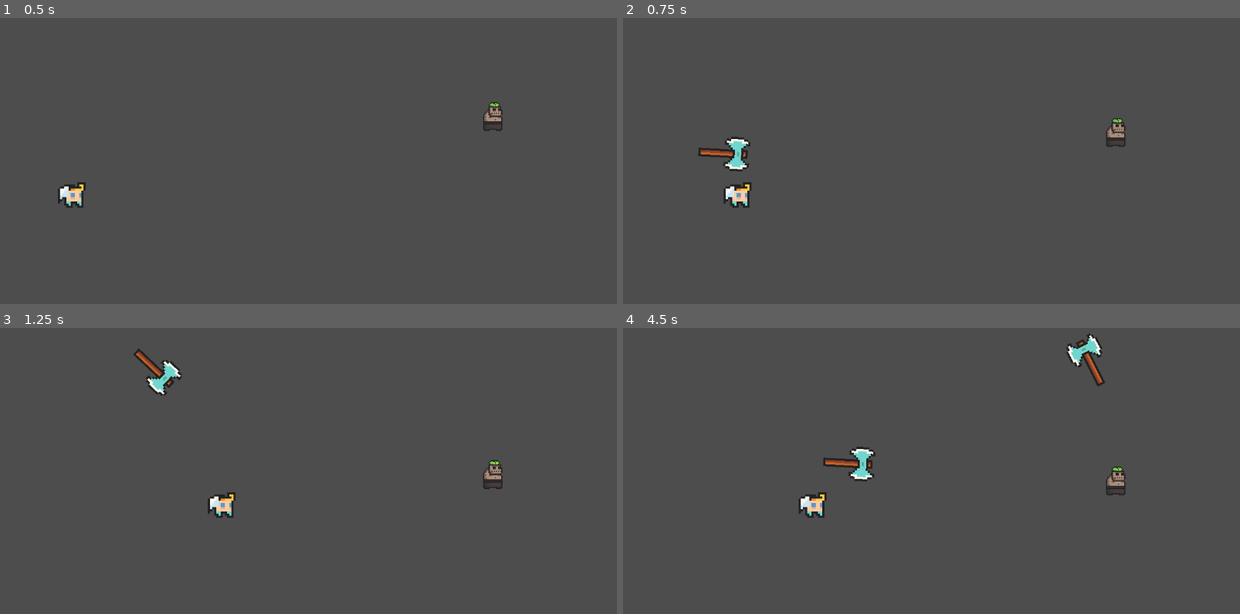
Above: before the commit, frames 1-4 (two rows, left to right).
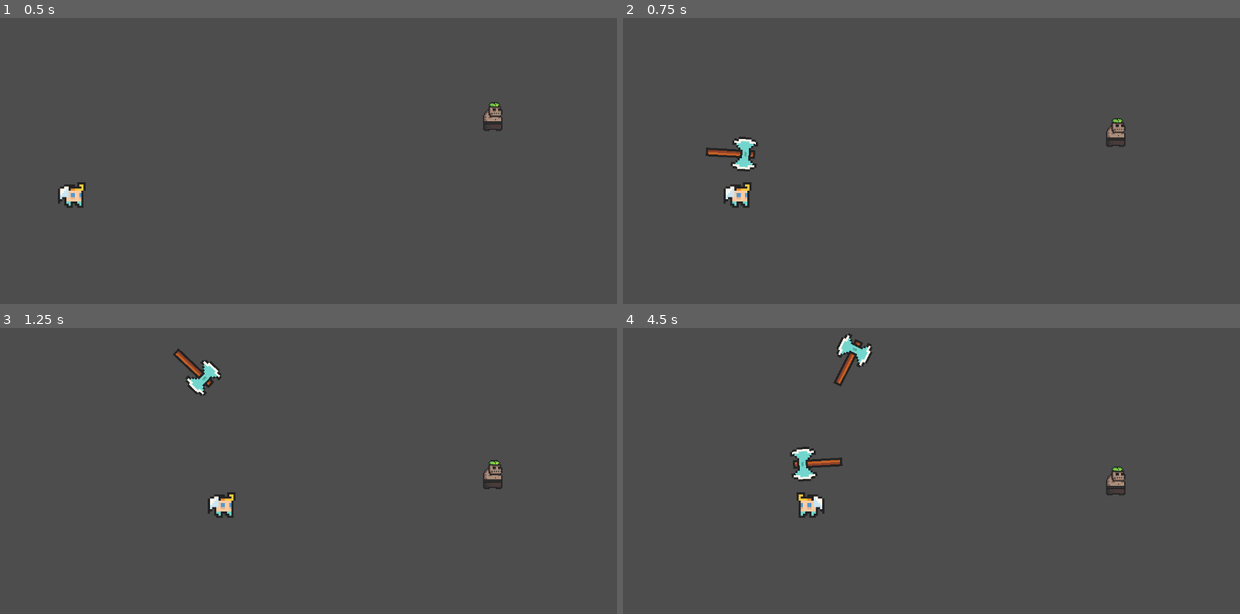
Above: after the commit, the same moments.

Repository: SamCPollock/Godot_BulletHell
Game: Godot game, scene res://level_1_scene.tscn
Same seed, same stepped clock (60 frames per second), same inputs: the game is played once before the commit and once after it.
Inputs:
- Up to frame 1 (0.5 s): no input
- Up to frame 2 (0.75 s): hold D (right) from 0.53 s (still down); tap Space (fire) at 0.6 s
- Up to frame 3 (1.25 s): keep holding D (right)
- Up to frame 4 (4.5 s): release D (right) at 1.28 s; hold S (down) 1.28-2.03 s; tap Space (fire) every 0.75 s from 1.35 to 4.35 s; hold D (right) 2.03-2.78 s; hold W (up) 2.78-3.53 s; hold A (left) from 3.53 s (still down)

Frame 1 is identical in both runs. In frame 2, 0.5% of the frame differs, in the area x 12-22%, y 41-54%; in frame 3, 1.0%; in frame 4, 2.2%, in the area x 27-79%, y 1-67%.

Commit message:
improvements to throwing

Diff:
--- a/Player.gd
+++ b/Player.gd
@@ -2,6 +2,7 @@
 
 
 var speed = 100
+var launchSpeed = 80;
 @export var projectile : PackedScene
 
 # Called when the node enters the scene tree for the first time.
@@ -29,6 +30,10 @@
 
 	if velocity.length() > 0:
 		velocity = velocity.normalized() * speed
+		if (velocity.x > 0):
+			flip_h = false
+		elif (velocity.x < 0):
+			flip_h = true
 
 	position += velocity * _delta
 
@@ -39,7 +44,10 @@
 		inst.transform = transform
 		#var projectile = inst.get_node("projectile.gd")
 		#projectile.launch(1000)
-		inst.launch(50)
+		if (flip_h == true):
+			inst.launch(-launchSpeed)
+		else:
+			inst.launch(launchSpeed)
 
 func _on_area_2d_area_entered(area):
 	if area.is_in_group("enemy"):
--- a/pickup.gd
+++ b/pickup.gd
@@ -9,10 +9,8 @@
 func _process(delta):
 	handle_gravity(delta)
 
-
 func handle_gravity(_delta):
 	position += fallSpeed * _delta
-
 
 func _on_area_2d_area_entered(area):
 	if area.is_in_group("respawner"):
--- a/pickup.tscn
+++ b/pickup.tscn
@@ -8,7 +8,7 @@
 [sub_resource type="CircleShape2D" id="CircleShape2D_se6xd"]
 radius = 10.7703
 
-[node name="Pickup" type="Sprite2D"]
+[node name="Enemy" type="Sprite2D"]
 material = SubResource("CanvasItemMaterial_nmgg2")
 position = Vector2(797, 243)
 scale = Vector2(0.5, 0.5)
--- a/projectile.gd
+++ b/projectile.gd
@@ -25,3 +25,9 @@
 		rotationSpeed = 800
 	else:
 		rotationSpeed = -800
+
+
+
+func _on_area_2d_area_entered(area):
+	if area.is_in_group("respawner"):
+		queue_free()
--- a/projectile.tscn
+++ b/projectile.tscn
@@ -14,3 +14,5 @@
 
 [node name="CollisionShape2D" type="CollisionShape2D" parent="Area2D"]
 shape = SubResource("CapsuleShape2D_ioo4c")
+
+[connection signal="area_entered" from="Area2D" to="." method="_on_area_2d_area_entered"]
